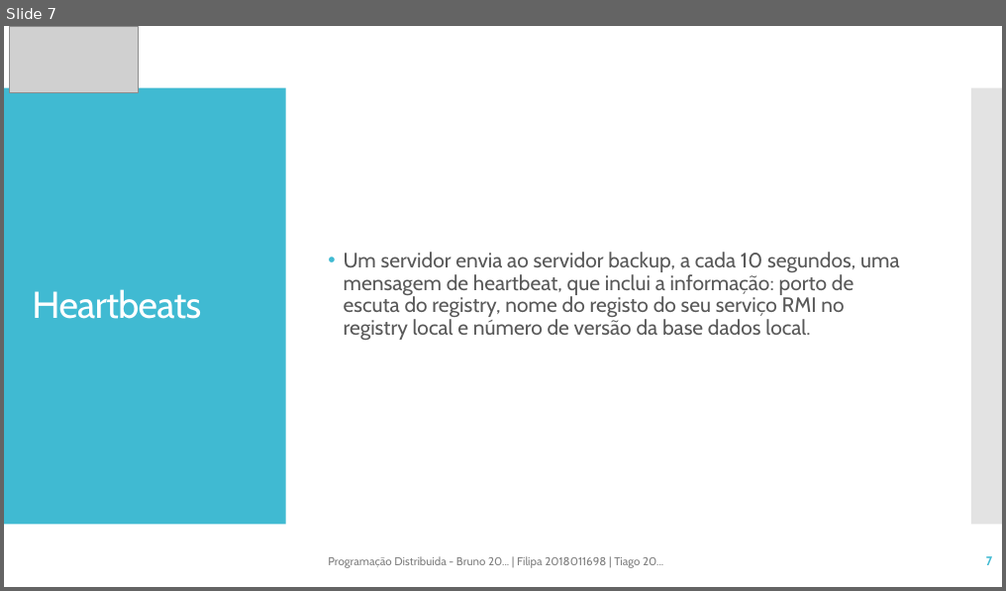
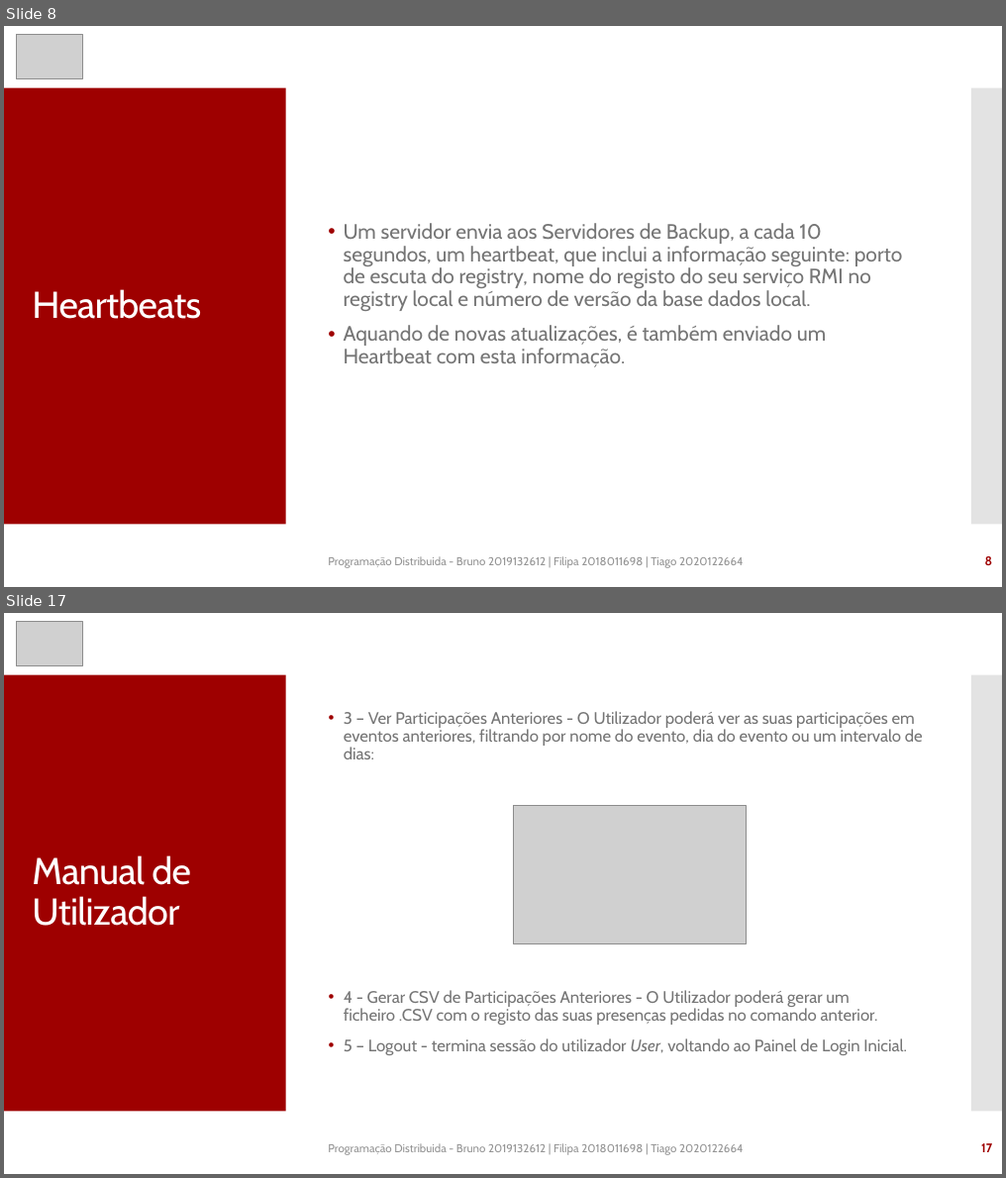
Before and after one commit to tfig-dev/eventsManager_PD, a slide deck: Trabalho_Pratico_Meta_1.pptx. Shown one above the other, each under a label of ours: slide 7 before the commit, slides 8 and 17 after it; the slides between them are not shown. The pictures are 1006x591 and 1006x1178 pixels, drawn with LibreOffice and Linux fonts; fonts in the diff are those of the drawing; grey boxes stand for pictures. Boxes give left, top, right and bottom in pixels: in the first picture for what was removed or moved away, otherwise in the second. Text is boxed around its words. In the diff, an @@ line names an element or a change of style, - is before the commit and + after.

```diff
--- a/Trabalho_Pratico_Meta_1.pptx
+++ b/Trabalho_Pratico_Meta_1.pptx
@@ slide 17 added at box(4, 613, 1002, 1174), background #FFFFFF; not listed: 2 template elements that a slide beside it also shows @@
@@ picture added at box(16, 621, 82, 665) @@
@@ text added at box(344, 711, 923, 1056), 16 pt, text #757575 @@
+• 3 – Ver Participações Anteriores - O Utilizador poderá ver as suas participações em eventos anteriores, filtrando por nome do evento, dia do evento ou um intervalo de dias:
+• 4 - Gerar CSV de Participações Anteriores - O Utilizador poderá gerar um ficheiro .CSV com o registo das suas presenças pedidas no comando anterior.
+• 5 – Logout - termina sessão do utilizador User, voltando ao Painel de Login Inicial.
@@ picture added at box(513, 805, 746, 944) @@
@@ title added at box(32, 856, 191, 926), 36 pt, text #FFFFFF @@
+Manual de Utilizador
@@ text added at box(328, 1144, 744, 1156), 11 pt, text #949494 @@
+Programação Distribuida - Bruno 2019132612 | Filipa 2018011698 | Tiago 2020122664
@@ page number added at box(981, 1144, 992, 1153), 12 pt, text #9E0000, bold @@
+17
@@ what was slide 7 is now slide 8 @@
@@ slide 8 changed as well @@
@@ picture removed at box(10, 26, 139, 93) @@
@@ picture added at box(16, 34, 82, 78) @@
@@ rectangle at box(4, 88, 286, 525): fill #40BAD2 to #9E0000 @@
@@ text at box(344, 223, 903, 368): text changed; text colour #595959 to #757575 @@
-• Um servidor envia ao servidor backup, a cada 10 segundos, uma mensagem de heartbeat, que inclui a informação: porto de escuta do registry, nome do registo do seu serviço RMI no registry local e número de versão da base dados local.
+• Um servidor envia aos Servidores de Backup, a cada 10 segundos, um heartbeat, que inclui a informação seguinte: porto de escuta do registry, nome do registo do seu serviço RMI no registry local e número de versão da base dados local.
+• Aquando de novas atualizações, é também enviado um Heartbeat com esta informação.
@@ text at box(328, 557, 744, 569): text changed; text colour #808080 to #949494 @@
-Programação Distribuida - Bruno 20... | Filipa 2018011698 | Tiago 20...
+Programação Distribuida - Bruno 2019132612 | Filipa 2018011698 | Tiago 2020122664
@@ page number at box(985, 557, 993, 566): text changed; text colour #40BAD2 to #9E0000 @@
-7
+8
```
Also in this commit, not shown: 8 other slides changed, 12 other slides added, 1 other file.
